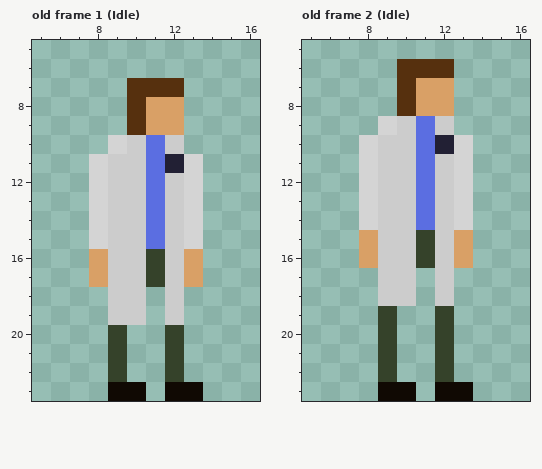
Two states of a pixel-art file, art/ase/scientistStun.aseprite. This is how it looked before the edit.
24x24 pixels, 17 frames. Shown: old frame 1 (Idle): x 5..16, y 5..23; old frame 2 (Idle): x 5..16, y 5..23. The commit also changed other frames, which this record leaves out.
The result:
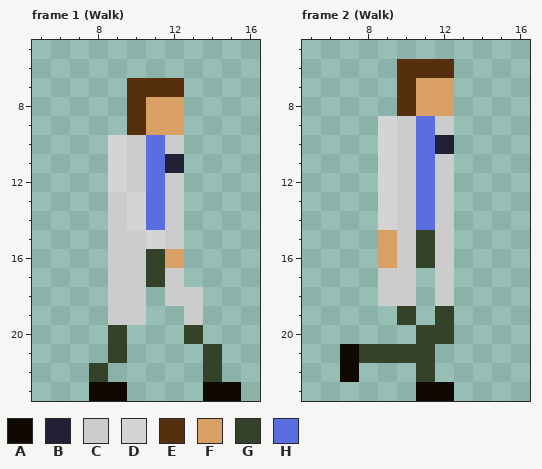
Palette (. is transparent): A #100903  B #222034  C #cccccc  D #d4d4d4  E #56300e  F #d9a066  G #35422a  H #5b6ee1
A new or re-ordered frame is compared with the old frame closest to it.
What changed:
frames 17 -> 21
Changed rows in their new state; - is an unchanged pixel.
Frame 1 (Walk) is new; against old frame 1 (Idle):
first column x 8:
11 .D---.--
12 .D---.--
13 .-D--.--
14 .-D--.--
15 .--D-.--
16 .---F.--
17 .----.--
18 -----C--
19 ----.C--
20 ----.G--
21 ----.-G-
22 G.--.-G-
23 A-.-..AA
Frame 2 (Walk) is new; against old frame 2 (Idle):
first column x 7:
10 -.D---.
11 -.D---.
12 -.D---.
13 -.D---.
14 -.D---.
15 -.F---.
16 -.F---.
19 --.G---
20 --.-G--
21 AG-GG.-
22 A-.-G.-
23 --..A-.
Changed places in both pictures, as pixel boxes (x1, y1, x2, y2):
changed: (89, 154, 241, 401)
changed: (340, 135, 473, 401)
